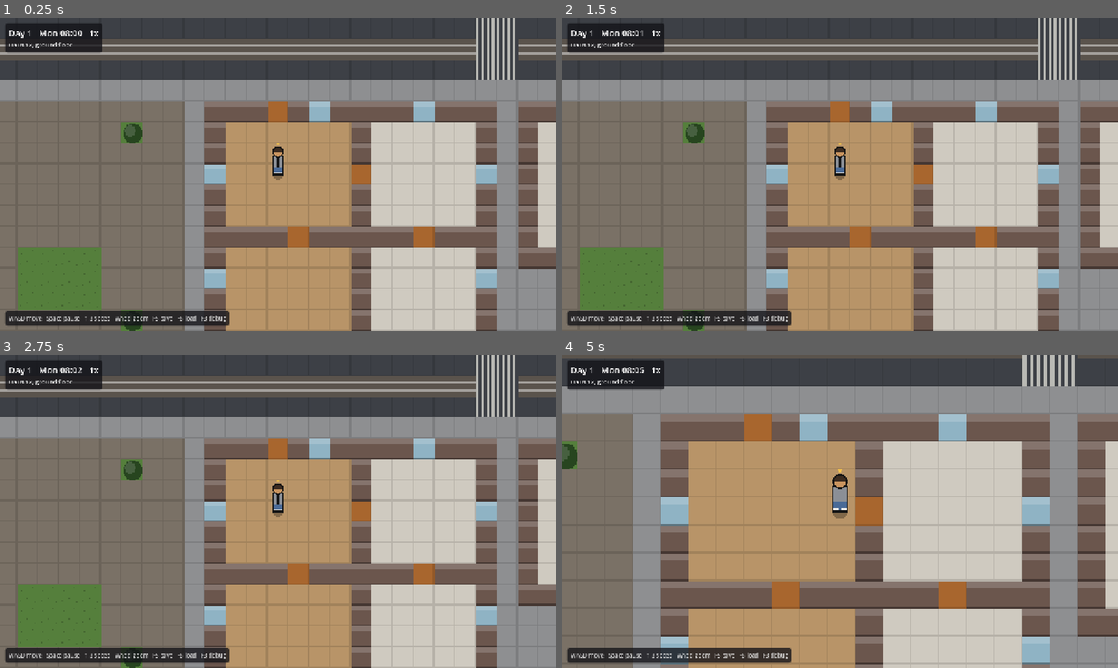
Above: before the commit, frames 1-4 (two rows, left to right).
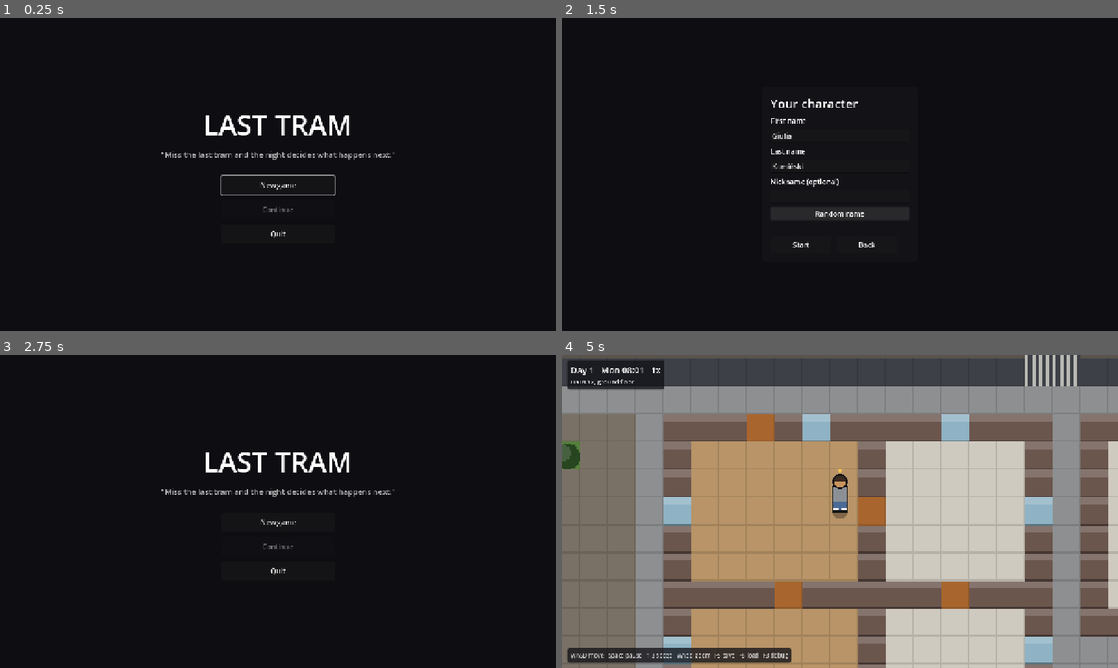
Above: after the commit, the same moments.

Repository: musterm4nn-alt/last-tram
Game: Godot game, scene res://game/main.tscn
The game is run twice, just before and just after one commit, with the same random seed, the same clock (stepped at 60 frames per second) and the same inputs.
Inputs (mouse positions are in pixels of both pictures, inside the frame that each line leads up to):
- Up to frame 1 (0.25 s): no input
- Up to frame 2 (1.5 s): click (840, 183) at 0.5 s, where only the run after the commit has a clickable "New game"; click (840, 215) at 1.25 s, where only the run after the commit has a clickable "Random name"
- Up to frame 3 (2.75 s): click (305, 580) at 2 s, where only the run after the commit has a clickable "Back"
- Up to frame 4 (5 s): click (840, 520) at 2.75 s, where only the run after the commit has a clickable "New game"; click (801, 580) at 3.5 s, where only the run after the commit has a clickable "Start"; tap Enter (ui_accept) at 4.25, 4.52, 4.55, 4.82 s; move the mouse to (962, 495) at 4.27 s; hold D (move_right) from 4.28 s (still down); hold = (zoom_in) from 4.28 s (still down); click (962, 495) at 4.42 s

The runs differ from the first frame. In frame 1, 98% of the frame differs, in the area x 0-100%, y 0-100%; in frame 2, 98%; in frame 3, 98%; in frame 4, 5.1%.

Commit message:
T-0020: main menu, launch options, and choosing your name

Diff:
--- /dev/null
+++ b/game/launch_options.gd
@@ -0,0 +1,76 @@
+class_name LaunchOptions
+extends RefCounted
+## Command-line options for tools/run.sh and tools/screenshot.sh (everything main.gd
+## understands). Tools start straight into the game; the menu shows only when no
+## quickstart option is given (see skip_menu()).
+
+
+var seed_value: int = 1
+var seed_given: bool = false
+var load_path: String = ""
+var advance_minutes: int = 0
+var walk: Vector2 = Vector2.ZERO
+var debug: bool = false
+var zoom: int = -1
+var screenshot_path: String = ""
+var screenshot_frames: int = 20
+var random_character: bool = false
+var quickstart: bool = false
+var menu: bool = false
+## "" or "name": open the name screen directly.
+var screen: String = ""
+
+
+## Parses "--seed=5 --debug" style arguments (unknown ones are ignored).
+static func parse(args: PackedStringArray) -> LaunchOptions:
+	var out := LaunchOptions.new()
+	for arg: String in args:
+		if not arg.begins_with("--"):
+			continue
+		var key := arg.substr(2)
+		var value := ""
+		var eq := key.find("=")
+		if eq >= 0:
+			value = key.substr(eq + 1)
+			key = key.substr(0, eq)
+		match key:
+			"seed":
+				out.seed_value = value.to_int()
+				out.seed_given = true
+			"load":
+				out.load_path = value
+			"advance":
+				out.advance_minutes = value.to_int()
+			"walk":
+				out.walk = _parse_walk(value)
+			"debug":
+				out.debug = true
+			"zoom":
+				out.zoom = value.to_int()
+			"screenshot":
+				out.screenshot_path = value
+			"frames":
+				out.screenshot_frames = value.to_int()
+			"random-character":
+				out.random_character = true
+			"quickstart":
+				out.quickstart = true
+			"menu":
+				out.menu = true
+			"screen":
+				out.screen = value
+	return out
+
+
+## True when the game should start immediately, without the menu.
+func skip_menu() -> bool:
+	if menu:
+		return false
+	return quickstart or not screenshot_path.is_empty() or not load_path.is_empty() or advance_minutes > 0 or walk != Vector2.ZERO or random_character or seed_given
+
+
+static func _parse_walk(value: String) -> Vector2:
+	var parts := value.split(",")
+	if parts.size() == 2:
+		return Vector2(parts[0].to_float(), parts[1].to_float())
+	return Vector2.ZERO
--- a/game/main.gd
+++ b/game/main.gd
@@ -7,14 +7,21 @@
 ##   --load=PATH         load a save file instead of starting a new game
 ##   --advance=N         run N game minutes before showing anything
 ##   --walk=X,Y          hold a walking direction, e.g. --walk=1,0 walks east
-##   --debug             start with the F3 debug overlay open
+##   --debug             start with the F3 debug overlay open (once a game loads)
 ##   --zoom=N            start at zoom level N (index into ViewConfig.ZOOM_LEVELS, 0 = widest)
 ##   --screenshot=PATH   save a PNG after --frames frames, then quit
 ##   --frames=N          frames to wait before the screenshot (default 20)
+##   --quickstart        skip the menu and start straight into a new game
+##   --menu              force the menu even with quickstart options
+##   --screen=name       open the name screen directly (with the menu)
 
 var _controller: PlayerController
 var _camera: CameraRig2D
+var _hud: Hud
 var _debug_overlay: DebugOverlay
+var _menu: MainMenu
+var _name_screen: NameScreen
+var _options: LaunchOptions
 var _screenshot_path: String = ""
 var _screenshot_frames: int = 20
 var _frame: int = 0
@@ -26,36 +33,35 @@
 	add_child(PeopleView2D.new())
 	_camera = CameraRig2D.new()
 	add_child(_camera)
-	add_child(Hud.new())
+	_hud = Hud.new()
+	_hud.visible = false
+	add_child(_hud)
 	_debug_overlay = DebugOverlay.new()
 	add_child(_debug_overlay)
 	_controller = PlayerController.new()
 	add_child(_controller)
 	Session.game_loaded.connect(_controller.reset)
+	Session.game_loaded.connect(_on_game_loaded)
 
-	var args := _parse_args()
-	if args.has("load") and Session.load_from(String(args["load"])):
-		pass
+	_options = LaunchOptions.parse(OS.get_cmdline_user_args())
+	if _options.zoom >= 0:
+		_camera.set_zoom_index(_options.zoom)
+	if not _options.screenshot_path.is_empty():
+		_screenshot_path = _options.screenshot_path
+		_screenshot_frames = _options.screenshot_frames
+	if _options.skip_menu():
+		_start_quick()
 	else:
-		var spec: CharacterSpec = null
-		if args.has("random-character"):
-			var character_rng := RandomNumberGenerator.new()
-			character_rng.seed = int(args.get("seed", "1"))
-			spec = CharacterSpec.random(Session.content, character_rng)
-		Session.new_game(int(args.get("seed", "1")), spec)
-	if args.has("advance"):
-		Session.advance_minutes(int(args["advance"]))
-	if args.has("walk"):
-		var parts := String(args["walk"]).split(",")
-		if parts.size() == 2:
-			_controller.forced_direction = Vector2(parts[0].to_float(), parts[1].to_float())
-	if args.has("debug"):
-		_debug_overlay.visible = true
-	if args.has("zoom"):
-		_camera.set_zoom_index(int(args["zoom"]))
-	if args.has("screenshot"):
-		_screenshot_path = String(args["screenshot"])
-		_screenshot_frames = int(args.get("frames", "20"))
+		_menu = MainMenu.new()
+		add_child(_menu)
+		_menu.new_game_requested.connect(_show_name_screen)
+		_name_screen = NameScreen.new()
+		_name_screen.visible = false
+		add_child(_name_screen)
+		_name_screen.back_pressed.connect(_show_menu)
+		_name_screen.start_pressed.connect(_start_named_game)
+		if _options.screen == "name":
+			_show_name_screen()
 
 
 func _process(_delta: float) -> void:
@@ -85,15 +91,44 @@
 		Session.quickload()
 
 
-## "--seed=5 --debug" -> {"seed": "5", "debug": ""}
-func _parse_args() -> Dictionary:
-	var out: Dictionary = {}
-	for arg: String in OS.get_cmdline_user_args():
-		if not arg.begins_with("--"):
-			continue
-		var eq := arg.find("=")
-		if eq < 0:
-			out[arg.substr(2)] = ""
-		else:
-			out[arg.substr(2, eq - 2)] = arg.substr(eq + 1)
-	return out
+## "--seed=5 --debug" -> quickstart without the menu; nothing -> main menu.
+func _start_quick() -> void:
+	if not _options.load_path.is_empty() and Session.load_from(_options.load_path):
+		pass
+	else:
+		var spec: CharacterSpec = null
+		if _options.random_character:
+			var character_rng := RandomNumberGenerator.new()
+			character_rng.seed = _options.seed_value
+			spec = CharacterSpec.random(Session.content, character_rng)
+		Session.new_game(_options.seed_value, spec)
+	if _options.advance_minutes > 0:
+		Session.advance_minutes(_options.advance_minutes)
+	if _options.walk != Vector2.ZERO:
+		_controller.forced_direction = _options.walk
+
+
+func _show_name_screen() -> void:
+	_menu.visible = false
+	_name_screen.visible = true
+
+
+func _show_menu() -> void:
+	_name_screen.visible = false
+	_menu.visible = true
+
+
+func _start_named_game(spec: CharacterSpec) -> void:
+	Session.new_game(randi(), spec)
+
+
+func _on_game_loaded() -> void:
+	_hud.visible = true
+	if _options != null and _options.debug:
+		_debug_overlay.visible = true
+	if is_instance_valid(_menu):
+		_menu.queue_free()
+		_menu = null
+	if is_instance_valid(_name_screen):
+		_name_screen.queue_free()
+		_name_screen = null
--- /dev/null
+++ b/game/ui/main_menu.gd
@@ -0,0 +1,62 @@
+class_name MainMenu
+extends CanvasLayer
+## Main menu: New game (opens the name screen), Continue (the quicksave) and Quit.
+## Shown when no quickstart option is given. Closes itself when a game loads.
+
+signal new_game_requested
+
+var _continue_button: Button
+
+
+func _ready() -> void:
+	layer = 20
+	var background := ColorRect.new()
+	background.color = Color(0.05, 0.05, 0.07)
+	background.set_anchors_preset(Control.PRESET_FULL_RECT)
+	add_child(background)
+	var center := CenterContainer.new()
+	center.set_anchors_preset(Control.PRESET_FULL_RECT)
+	add_child(center)
+	var box := VBoxContainer.new()
+	box.add_theme_constant_override("separation", 12)
+	center.add_child(box)
+	var title := Label.new()
+	title.text = "LAST TRAM"
+	title.add_theme_font_size_override("font_size", 64)
+	title.horizontal_alignment = HORIZONTAL_ALIGNMENT_CENTER
+	box.add_child(title)
+	var subtitle := Label.new()
+	subtitle.text = "\"Miss the last tram and the night decides what happens next.\""
+	subtitle.add_theme_font_size_override("font_size", 18)
+	subtitle.modulate = Color(1, 1, 1, 0.7)
+	subtitle.horizontal_alignment = HORIZONTAL_ALIGNMENT_CENTER
+	box.add_child(subtitle)
+	var spacer := Control.new()
+	spacer.custom_minimum_size = Vector2(1, 12)
+	box.add_child(spacer)
+	var new_button := _button(box, "New game")
+	new_button.pressed.connect(func() -> void: new_game_requested.emit())
+	_continue_button = _button(box, "Continue")
+	_continue_button.disabled = not FileAccess.file_exists(Session.QUICKSAVE_PATH)
+	_continue_button.pressed.connect(_on_continue)
+	var quit_button := _button(box, "Quit")
+	quit_button.pressed.connect(func() -> void: get_tree().quit())
+	new_button.grab_focus()
+	Session.game_loaded.connect(_on_game_loaded)
+
+
+func _button(parent: Control, text: String) -> Button:
+	var button := Button.new()
+	button.text = text
+	button.custom_minimum_size = Vector2(260, 44)
+	button.size_flags_horizontal = Control.SIZE_SHRINK_CENTER
+	parent.add_child(button)
+	return button
+
+
+func _on_continue() -> void:
+	Session.load_from(Session.QUICKSAVE_PATH)
+
+
+func _on_game_loaded() -> void:
+	queue_free()
--- /dev/null
+++ b/game/ui/name_screen.gd
@@ -0,0 +1,122 @@
+class_name NameScreen
+extends CanvasLayer
+## First step of the character creator (the full creator is T-0021): first name, last
+## name and an optional nickname. Start puts the typed names on the default spec.
+## Enter = Start (when valid), Esc = Back.
+
+signal start_pressed(spec: CharacterSpec)
+signal back_pressed
+
+var _first: LineEdit
+var _last: LineEdit
+var _nick: LineEdit
+var _error: Label
+var _start: Button
+var _spec: CharacterSpec
+
+
+func _ready() -> void:
+	layer = 21
+	var dim := ColorRect.new()
+	dim.color = Color(0.03, 0.03, 0.05, 0.92)
+	dim.set_anchors_preset(Control.PRESET_FULL_RECT)
+	add_child(dim)
+	var center := CenterContainer.new()
+	center.set_anchors_preset(Control.PRESET_FULL_RECT)
+	add_child(center)
+	var panel := PanelContainer.new()
+	var style := StyleBoxFlat.new()
+	style.bg_color = Color(0.07, 0.07, 0.09, 1.0)
+	style.set_corner_radius_all(6)
+	style.set_content_margin_all(20)
+	panel.add_theme_stylebox_override("panel", style)
+	center.add_child(panel)
+	var box := VBoxContainer.new()
+	box.add_theme_constant_override("separation", 8)
+	panel.add_child(box)
+	var title := Label.new()
+	title.text = "Your character"
+	title.add_theme_font_size_override("font_size", 28)
+	box.add_child(title)
+	_first = _field(box, "First name", 24)
+	_last = _field(box, "Last name", 24)
+	_nick = _field(box, "Nickname (optional)", 16)
+	var defaults := CharacterSpec.default_player(Session.content)
+	_first.text = defaults.first_name
+	_last.text = defaults.last_name
+	_nick.text = defaults.nickname
+	var random_button := Button.new()
+	random_button.text = "Random name"
+	random_button.pressed.connect(_on_random_name)
+	box.add_child(random_button)
+	_error = Label.new()
+	_error.add_theme_font_size_override("font_size", 14)
+	_error.modulate = Color("#e06c6c")
+	_error.autowrap_mode = TextServer.AUTOWRAP_WORD_SMART
+	_error.custom_minimum_size = Vector2(320, 0)
+	box.add_child(_error)
+	var row := HBoxContainer.new()
+	row.add_theme_constant_override("separation", 12)
+	box.add_child(row)
+	_start = Button.new()
+	_start.text = "Start"
+	_start.custom_minimum_size = Vector2(140, 40)
+	_start.pressed.connect(_try_start)
+	row.add_child(_start)
+	var back := Button.new()
+	back.text = "Back"
+	back.custom_minimum_size = Vector2(140, 40)
+	back.pressed.connect(func() -> void: back_pressed.emit())
+	row.add_child(back)
+	_refresh()
+
+
+func _unhandled_input(event: InputEvent) -> void:
+	if event.is_action_pressed("ui_accept"):
+		_try_start()
+	elif event.is_action_pressed("ui_cancel"):
+		back_pressed.emit()
+
+
+func _field(parent: Control, label_text: String, max_length: int) -> LineEdit:
+	var label := Label.new()
+	label.text = label_text
+	parent.add_child(label)
+	var field := LineEdit.new()
+	field.custom_minimum_size = Vector2(320, 0)
+	field.max_length = max_length
+	field.text_changed.connect(func(_new_text: String) -> void: _refresh())
+	field.text_submitted.connect(func(_new_text: String) -> void: _try_start())
+	parent.add_child(field)
+	return field
+
+
+func _on_random_name() -> void:
+	var rng := RandomNumberGenerator.new()
+	rng.randomize()
+	var random_spec := CharacterSpec.random(Session.content, rng)
+	_first.text = random_spec.first_name
+	_last.text = random_spec.last_name
+	_nick.text = random_spec.nickname
+	_refresh()
+
+
+func _try_start() -> void:
+	_refresh()
+	if _start.disabled:
+		return
+	start_pressed.emit(_spec)
+
+
+func _refresh() -> void:
+	var spec := CharacterSpec.default_player(Session.content)
+	spec.first_name = _first.text.strip_edges()
+	spec.last_name = _last.text.strip_edges()
+	spec.nickname = _nick.text.strip_edges()
+	var problems := PackedStringArray()
+	for problem: String in spec.validate(Session.content):
+		if problem.contains("name"):
+			problems.append(problem)
+	_error.text = "\n".join(problems)
+	_start.disabled = not problems.is_empty()
+	_spec = spec
--- /dev/null
+++ b/tests/game/test_launch_options.gd
@@ -0,0 +1,60 @@
+extends TestCase
+## T-0020: command-line options parse, and skip_menu() keeps tools out of the menu.
+
+
+func test_no_arguments_shows_the_menu() -> void:
+	var options := LaunchOptions.parse(PackedStringArray([]))
+	assert_false(options.skip_menu())
+
+
+func test_every_option_parses() -> void:
+	var options := LaunchOptions.parse(PackedStringArray([
+		"--seed=3",
+		"--random-character",
+		"--load=user://saves/quicksave.json",
+		"--advance=90",
+		"--walk=1,-0.5",
+		"--debug",
+		"--zoom=4",
+		"--screenshot=out/x.png",
+		"--frames=40",
+		"--quickstart",
+		"--menu",
+		"--screen=name",
+	]))
+	assert_eq(options.seed_value, 3)
+	assert_true(options.seed_given)
+	assert_true(options.random_character)
+	assert_eq(options.load_path, "user://saves/quicksave.json")
+	assert_eq(options.advance_minutes, 90)
+	assert_eq(options.walk, Vector2(1, -0.5))
+	assert_true(options.debug)
+	assert_eq(options.zoom, 4)
+	assert_eq(options.screenshot_path, "out/x.png")
+	assert_eq(options.screenshot_frames, 40)
+	assert_true(options.quickstart)
+	assert_true(options.menu)
+	assert_eq(options.screen, "name")
+
+
+func test_screenshot_skips_the_menu_unless_forced() -> void:
+	assert_true(LaunchOptions.parse(PackedStringArray(["--screenshot=x"])).skip_menu())
+	assert_false(LaunchOptions.parse(PackedStringArray(["--menu", "--screenshot=x"])).skip_menu())
+
+
+func test_seed_skips_the_menu() -> void:
+	assert_true(LaunchOptions.parse(PackedStringArray(["--seed=3"])).skip_menu())
+
+
+func test_quickstart_options_skip_the_menu() -> void:
+	assert_true(LaunchOptions.parse(PackedStringArray(["--quickstart"])).skip_menu())
+	assert_true(LaunchOptions.parse(PackedStringArray(["--load=x"])).skip_menu())
+	assert_true(LaunchOptions.parse(PackedStringArray(["--advance=10"])).skip_menu())
+	assert_true(LaunchOptions.parse(PackedStringArray(["--walk=1,0"])).skip_menu())
+	assert_true(LaunchOptions.parse(PackedStringArray(["--random-character"])).skip_menu())
+
+
+func test_screen_name_is_kept() -> void:
+	var options := LaunchOptions.parse(PackedStringArray(["--menu", "--screen=name"]))
+	assert_eq(options.screen, "name")
+	assert_false(options.skip_menu())
--- /dev/null
+++ b/tests/game/test_name_screen.gd
@@ -0,0 +1,39 @@
+extends TestCase
+## T-0020: the name screen enables Start only for valid names (the look is screenshots).
+
+
+func test_prefilled_names_can_start() -> void:
+	var screen := _make_screen()
+	assert_false(screen._start.disabled, "Alex Novak should be a valid start: " + screen._error.text)
+	_drop(screen)
+
+
+func test_bad_name_disables_start_and_shows_error() -> void:
+	var screen := _make_screen()
+	screen._first.text = "Al3x"
+	screen._refresh()
+	assert_true(screen._start.disabled)
+	assert_false(screen._error.text.is_empty())
+	_drop(screen)
+
+
+func test_empty_nickname_is_fine() -> void:
+	var screen := _make_screen()
+	screen._nick.text = ""
+	screen._refresh()
+	assert_false(screen._start.disabled)
+	_drop(screen)
+
+
+func _make_screen() -> NameScreen:
+	# _ready() is called directly: control building needs no tree, and this keeps the
+	# test independent of main-loop init order. The Session autoload is not readied
+	# before tests run, so its content is seeded from the shared test content.
+	Session.content = content()
+	var screen := NameScreen.new()
+	screen._ready()
+	return screen
+
+
+func _drop(screen: NameScreen) -> void:
+	screen.free()
Not shown, added: game/launch_options.gd.uid
Not shown, added: game/ui/main_menu.gd.uid
Not shown, added: game/ui/name_screen.gd.uid
Not shown, added: tests/game/test_launch_options.gd.uid
Not shown, added: tests/game/test_name_screen.gd.uid
Not shown, changed: tickets/T-0020-main-menu-and-name.md
